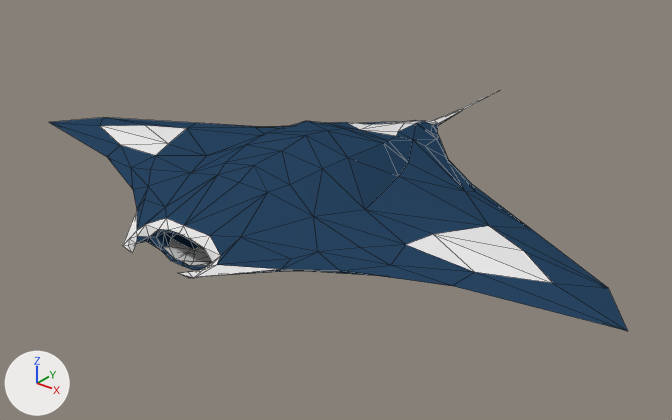
What one commit did to the Blender file Assets/Resources/Models/RayShip.blend.
Both versions are drawn from a camera (50 mm lens) standing at (5.59, -6.67, 3.89) and looking at (-0.07, 0.41, -0.5). The axes (+X, +Y, +Z) are drawn at lower left. The lights are the same throughout. Mesh edges are drawn as thin lines.

Objects in the first picture: 'RayShip'.
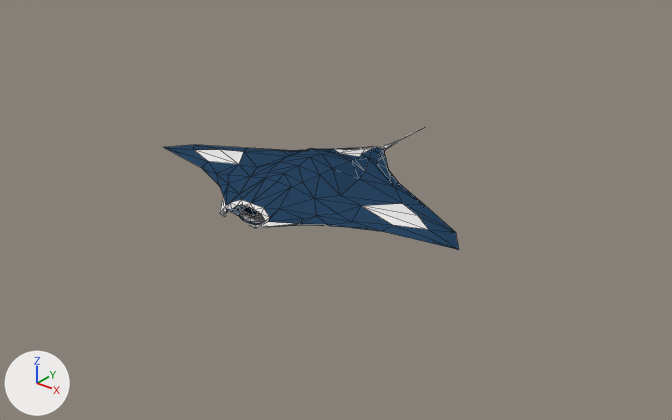
Location of each change, [x1, y1, x2, y2] in pixels of the pictures (672 x 420 px):
'RayShip', modifiers changed, rescaled (49% narrower, 49% shorter): before [49, 91, 628, 331]; after [164, 128, 459, 250]

The change in detail:
Object 'RayShip' (ob_rayship) is rescaled from (1.88, 1.88, 1.88) to (1.0, 1.0, 1.0).
Object 'RayShip' (ob_rayship) has a DECIMATE modifier named 'Decimate'.
On modifier 'Decimate' of object 'RayShip' (ob_rayship), ratio goes from 0.596 to 0.589.
Object 'RayShip' (ob_rayship) has a DECIMATE modifier named 'Decimate'.
Modifier setting: vertex_group_factor = 3.75.
